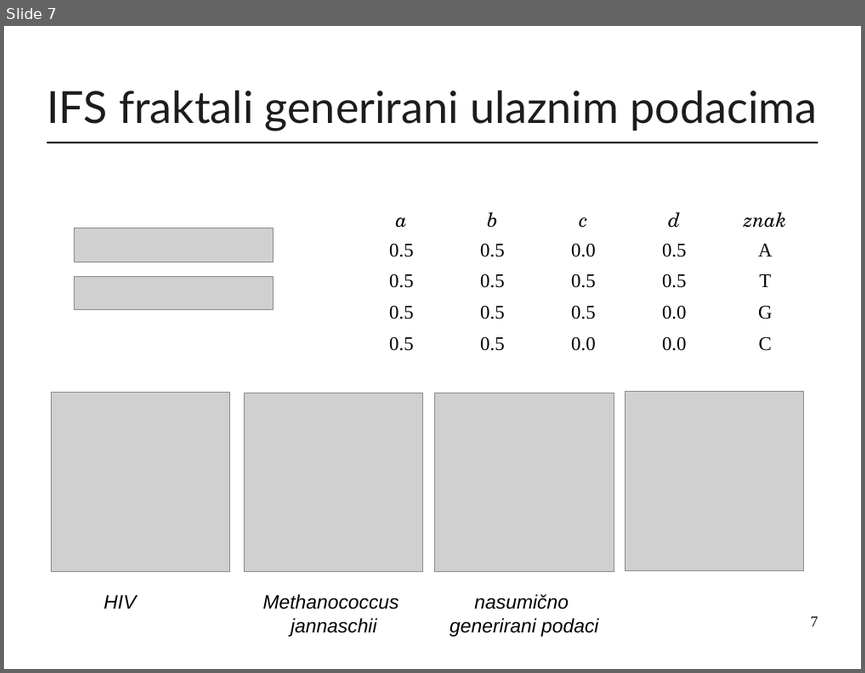
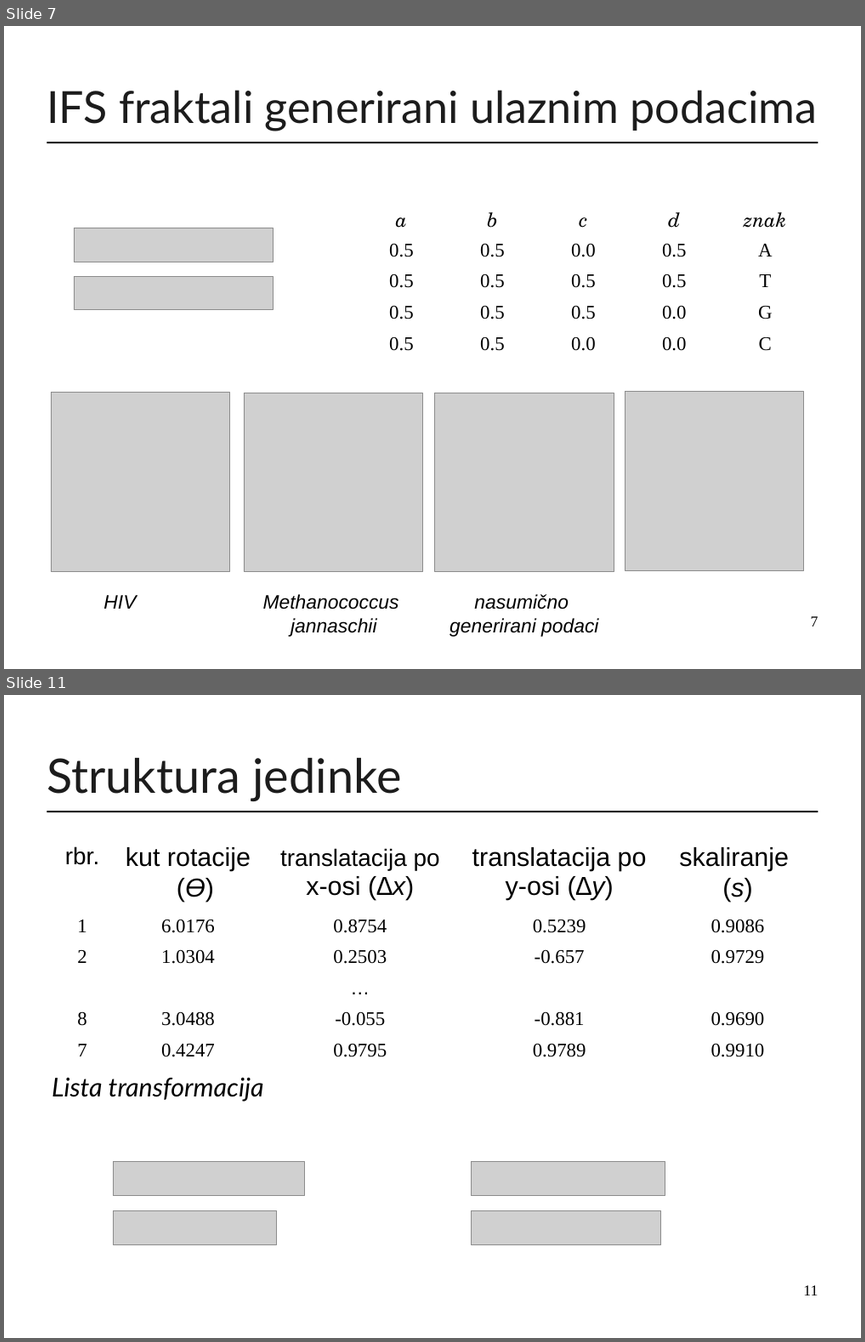
Before and after one commit to mirjamsk/DNAdrivenIFS, a slide deck: CD_bundle/prezentacija.odp. Shown one above the other, each under a label of ours: slide 7 before the commit, slides 7 and 11 after it; the slides between them are not shown. The pictures are 865x673 and 865x1342 pixels, drawn with LibreOffice and Linux fonts; fonts in the diff are those of the drawing; grey boxes stand for pictures. Boxes give left, top, right and bottom in pixels: in the first picture for what was removed or moved away, otherwise in the second. Text is boxed around its words. In the diff, an @@ line names an element or a change of style, - is before the commit and + after.

```diff
--- a/CD_bundle/prezentacija.odp
+++ b/CD_bundle/prezentacija.odp
@@ slide 11 added at [4, 695, 861, 1338], background #FFFFFF; not listed: 1 template element that a slide beside it also shows @@
@@ title added at [46, 758, 401, 801], 44 pt, text #1C1C1C @@
+Struktura jedinke
@@ table added at [50, 839, 816, 1061], 6 rows, 5 columns @@
+rbr. | kut rotacije / (ϴ) | translatacija po x-osi (∆x) | translatacija po y-osi (∆y) | skaliranje / (s)
+1 | 6.0176 | 0.8754 | 0.5239 | 0.9086
+2 | 1.0304 | 0.2503 | -0.657 | 0.9729
+ |  | … |  | 
+8 | 3.0488 | -0.055 | -0.881 | 0.9690
+7 | 0.4247 | 0.9795 | 0.9789 | 0.9910
@@ text added at [52, 1077, 264, 1101], 24 pt, text #000000, italic @@
+Lista transformacija
@@ picture added at [113, 1162, 304, 1196] @@
@@ picture added at [472, 1162, 664, 1196] @@
@@ picture added at [113, 1210, 276, 1245] @@
@@ picture added at [472, 1210, 661, 1245] @@
@@ page number added at [803, 1285, 817, 1295], 14 pt, text #000000 @@
+11
```
Also in this commit, not shown: 4 slides changed, 1 other slide added, 1 other file.
